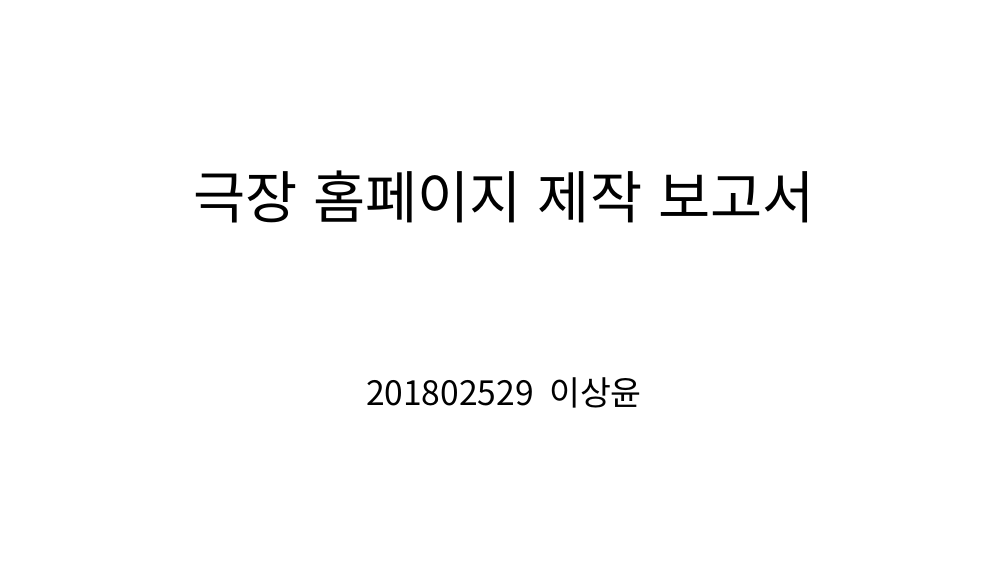
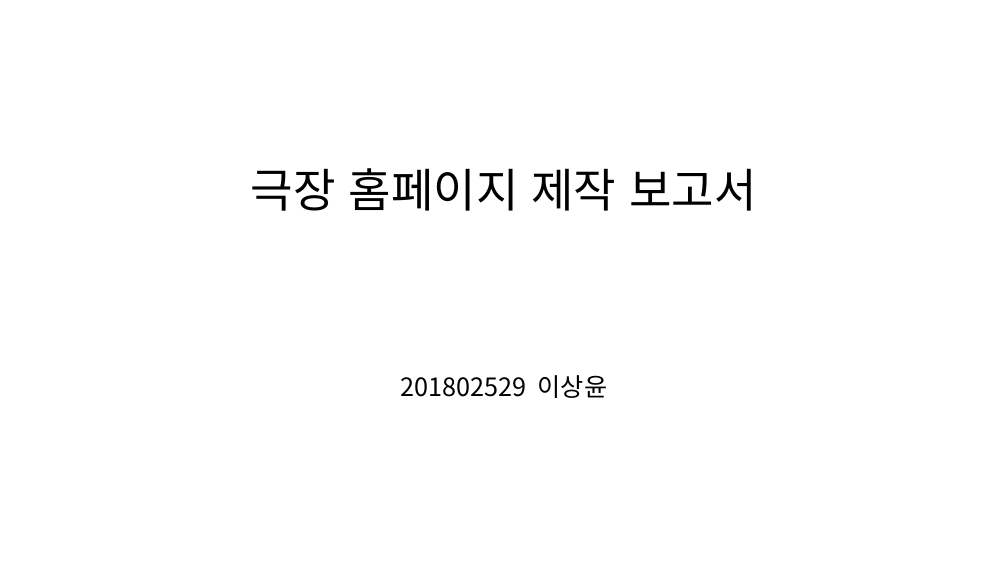
Before and after one commit to SangYoonLee1231/Cinema, a slide deck: slide 1 of 보고서-이상윤.pptx. Drawn at 1008x567 pixels with LibreOffice and Linux fonts; fonts in the diff are those of the drawing. Boxes give left, top, right and bottom in pixels: in the first picture for what was removed or moved away, otherwise in the second. Text is boxed around its words. In the diff, an @@ line names an element or a change of style, - is before the commit and + after.

```diff
--- a/보고서-이상윤.pptx
+++ b/보고서-이상윤.pptx
@@ text "극장 홈페이지 제작 보고서": place and size @@
-text "극장 홈페이지 제작 보고서" at box(193, 170, 814, 223)
+text "극장 홈페이지 제작 보고서" at box(251, 168, 756, 211)
@@ text "극장 홈페이지 제작 보고서" at box(251, 168, 756, 211): size 54 to 44 pt @@
@@ text "201802529 이상윤": place and size @@
-text "201802529 이상윤" at box(366, 377, 642, 408)
+text "201802529 이상윤" at box(401, 375, 608, 398)
@@ text "201802529 이상윤" at box(401, 375, 608, 398): size 32 to 24 pt @@
```
Also in this commit, not shown: 1 other slide changed, 9 slides added, 1 slide removed, 18 other files.
